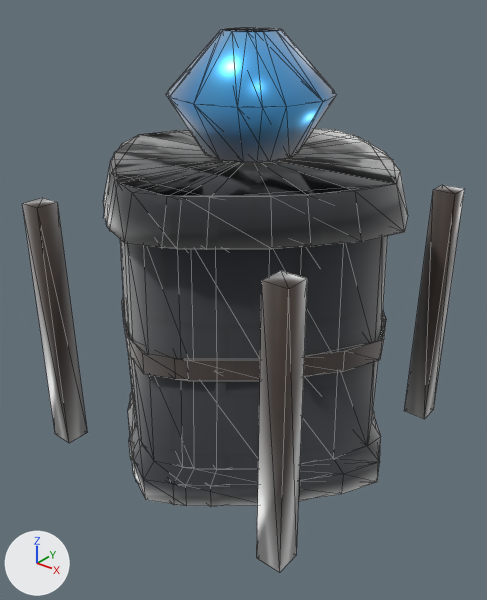
A saved change to the glTF model public/assets/models/buildings/auto_rebuilder.glb.
Camera for both pictures: a camera (50 mm lens) standing at (2.5, -3.19, 2.95) and looking at (0.05, -0.13, 1.05). The axes (+X, +Y, +Z) are drawn at lower left. The lights are the same throughout. The picture after the commit comes second. Mesh edges are drawn as thin lines. Where no turn or scale is listed for an object, it has been applied to the vertices. Vertices at exactly the same position are counted once.

Script lines for the objects in view, before the commit:
```python
me_lod0_prod_shell_006 = bpy.data.meshes.new('LOD0_PROD_shell.006')
me_lod0_prod_shell_006.from_pydata(...)  # 189 vertices, 304 faces; spans x -1.04..1.04, y -1.05..1.04, z 0.0..1.95
# faces by material slot: [208, 96]
me_lod0_prod_shell_006.materials.append(mat_mat_auto_rebuilder_wall)
me_lod0_prod_shell_006.materials.append(mat_mat_auto_rebuilder_timber)
me_lod1_prod_prop_006 = bpy.data.meshes.new('LOD1_PROD_prop.006')
me_lod1_prod_prop_006.from_pydata(...)  # 26 vertices, 48 faces; spans x -0.494..0.494, y -0.494..0.494, z 1.98..2.66
me_lod1_prod_prop_006.materials.append(mat_mat_auto_rebuilder_metal)
me_lod1_prod_shell_006 = bpy.data.meshes.new('LOD1_PROD_shell.006')
me_lod1_prod_shell_006.from_pydata(...)  # 93 vertices, 150 faces; spans x -1.04..1.04, y -0.97..0.97, z 0.0..1.95
me_lod1_prod_shell_006.materials.append(mat_mat_auto_rebuilder_wall)
me_lod2_prod_shell_006 = bpy.data.meshes.new('LOD2_PROD_shell.006')
me_lod2_prod_shell_006.from_pydata(...)  # 45 vertices, 78 faces; spans x -1.04..1.04, y -0.85..0.85, z 0.0..1.95
me_lod2_prod_shell_006.materials.append(mat_mat_auto_rebuilder_wall)
ob_lod0_prod_shell = bpy.data.objects.new('LOD0_PROD_shell', me_lod0_prod_shell_006)
ob_lod0_prod_shell.location = (0.0, 0.0, 0.0)
ob_lod1_prod_prop = bpy.data.objects.new('LOD1_PROD_prop', me_lod1_prod_prop_006)
ob_lod1_prod_prop.location = (0.0, 0.0, 0.0)
ob_lod1_prod_shell = bpy.data.objects.new('LOD1_PROD_shell', me_lod1_prod_shell_006)
ob_lod1_prod_shell.location = (0.0, 0.0, 0.0)
ob_lod2_prod_shell = bpy.data.objects.new('LOD2_PROD_shell', me_lod2_prod_shell_006)
ob_lod2_prod_shell.location = (0.0, 0.0, 0.0)
# also in view: 'LOD0_PROD_prop' at (0.0, 0.0, 2.32)
```
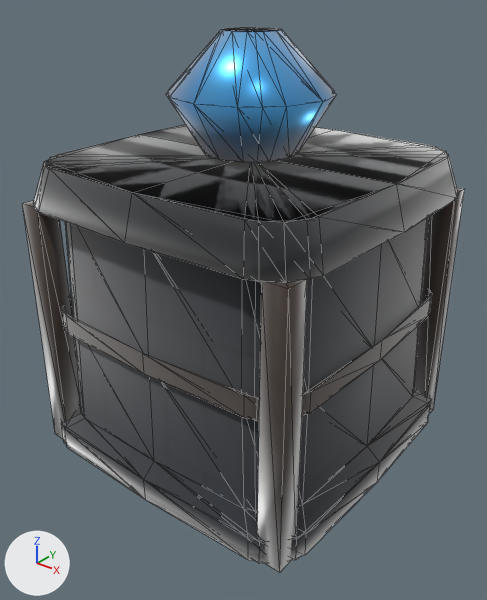
Pixel boxes (x1, y1, x2, y2) of what changed, in the pictures (487 x 600 px; the box of a moved part takes in the faces that stretch with it):
'LOD0_PROD_shell', reshaped
    before: (22, 129, 465, 572)
    after: (22, 125, 465, 572)
'LOD1_PROD_shell', reshaped (48% wider, 16% taller)
    before: (110, 129, 396, 505)
    after: (34, 126, 458, 563)
'LOD2_PROD_shell', reshaped
    before: (104, 133, 392, 507)
    after: (49, 127, 440, 222)
part 1 of me_lod0_prod_shell_006, moved or reshaped
    before: (103, 129, 408, 506)
    after: (33, 125, 457, 561)
part 3 of me_lod2_prod_shell_006, moved or reshaped
    before: (104, 134, 368, 507)
    after: (55, 128, 439, 222)
part 4 of me_lod2_prod_shell_006, surface changed
    before: (112, 133, 392, 199)
    after: (49, 127, 440, 222)

Diff of the bpy script that builds the scene:
```diff
--- a/public/assets/models/buildings/auto_rebuilder.glb.py
+++ b/public/assets/models/buildings/auto_rebuilder.glb.py
@@ me_lod0_prod_shell_006 @@
 me_lod0_prod_shell_006.from_pydata(...)  # 189 vertices, 304 faces; spans x -1.04..1.04, y -1.05..1.04, z 0.0..1.95
 # used by ob_lod0_prod_shell; location = (0.0, 0.0, 0.0)
+# me_lod0_prod_shell_006 part 1: 108 of 189 vertices moved; they spanned x -0.93..0.93, y -0.93..0.93, z 0.0..1.95 and now span x -1.02..1.02, y -1.02..1.02, z 0.0..1.95; mean shift (0.0, 0.0, 0.0); largest move (0.24, -0.93, 0.16) -> (0.79, -1.02, 0.16)
 me_lod0_prod_shell_006.materials.append(mat_mat_auto_rebuilder_wall)
@@ me_lod1_prod_shell_006 @@
 # used by ob_lod1_prod_shell; location = (0.0, 0.0, 0.0)
-me_lod1_prod_shell_006.from_pydata(...)  # 93 vertices, 150 faces; spans x -1.04..1.04, y -0.97..0.97, z 0.0..1.95
+me_lod1_prod_shell_006.from_pydata(...)  # 111 vertices, 180 faces; spans x -1.04..1.04, y -1.05..1.04, z 0.0..1.95
+# me_lod1_prod_shell_006 part 2
+# 72 vertices are removed from x -0.77..0.77, y -0.97..0.97, z 0.0..1.95
+# 150 faces are deleted
+# 58 vertices are added at x -1.0..1.0, y -1.05..1.04, z 0.0..1.95
+# 10 new vertices lie (0.0, 0.0, 0.16) away from vertices in x -1.0..1.0, y -1.04..1.04, z 0.0
+# 10 new vertices lie (0.0, 0.0, 0.14) away from vertices in x -0.93..0.93, y -0.98..0.98, z 0.88
+# 6 new vertices lie (0.16, 0.16, 0.0) away from vertices in x -0.91..0.75, y -0.91..0.75, z 0.24..1.7
+# 6 new vertices lie (0.16, -0.16, 0.0) away from vertices in x -0.91..0.75, y -0.75..0.91, z 0.24..1.7
+# 180 new faces join them
 me_lod1_prod_shell_006.materials.append(mat_mat_auto_rebuilder_wall)
@@ me_lod2_prod_shell_006 @@
 # used by ob_lod2_prod_shell; location = (0.0, 0.0, 0.0)
-me_lod2_prod_shell_006.from_pydata(...)  # 45 vertices, 78 faces; spans x -1.04..1.04, y -0.85..0.85, z 0.0..1.95
+me_lod2_prod_shell_006.from_pydata(...)  # 59 vertices, 104 faces; spans x -1.04..1.04, y -1.05..1.04, z 0.0..1.95
+# me_lod2_prod_shell_006 part 3
+# 16 vertices are removed from x -0.39..0.39, y -0.85..0.85, z 0.0..1.7
+# 62 faces are deleted
+# 12 vertices move from x -0.37..0.37, y -0.79..0.79, z 0.24..1.95 to x -0.86..0.86, y -0.86..0.86, z 0.24..1.95
+# 24 vertices are added at x -0.95..0.95, y -1.05..1.04, z 0.0..1.95
+# 6 new vertices lie (0.0, 0.0, 0.16) away from vertices in x -0.95..0.95, y -1.04..1.04, z 0.0
+# 88 new faces join them
+# me_lod2_prod_shell_006 part 4: 16 kept faces spanning x -1.04..1.04, y -0.86..0.86, z 0.24..1.95 get new texture (UV) coordinates
 me_lod2_prod_shell_006.materials.append(mat_mat_auto_rebuilder_wall)
```
